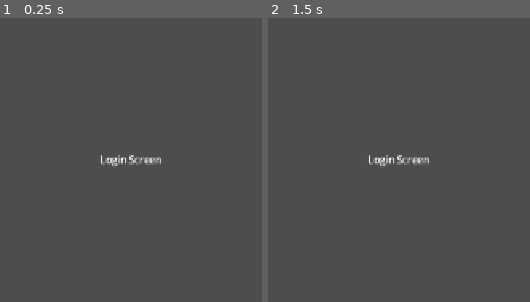
Above: before the commit, frames 1-2 (left to right).
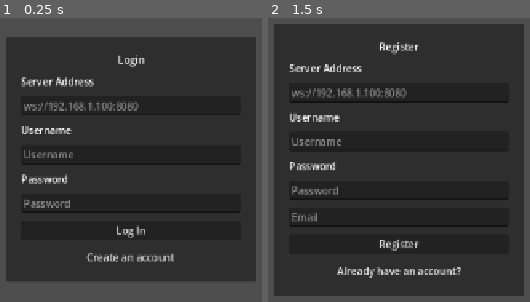
Above: after the commit, the same moments.

Repository: thelinkan/tribbles-kiro
Game: Godot game, scene res://scenes/LoginScreen.tscn
Same seed, same stepped clock (60 frames per second), same inputs: the game is played once before the commit and once after it.
Inputs (mouse positions are in pixels of both pictures, inside the frame that each line leads up to):
- Up to frame 1 (0.25 s): no input
- Up to frame 2 (1.5 s): click (399, 231) at 0.5 s, where only the run after the commit has a clickable "Log In"; click (399, 256) at 1.25 s, where only the run after the commit has a clickable "Create an account"

The runs differ from the first frame. In frame 1, 80% of the frame differs, in the area x 2-98%, y 6-93%; in frame 2, 89%, in the area x 2-98%, y 2-98%.

Commit message:
Login and registration screens

Diff:
--- a/client/scenes/LoginScreen.tscn
+++ b/client/scenes/LoginScreen.tscn
@@ -1,4 +1,6 @@
-[gd_scene format=3 uid="uid://login_screen"]
+[gd_scene load_steps=2 format=3 uid="uid://login_screen"]
+
+[ext_resource type="Script" path="res://scripts/LoginScreen.gd" id="1_script"]
 
 [node name="LoginScreen" type="Control"]
 layout_mode = 3
@@ -7,19 +9,87 @@
 anchor_bottom = 1.0
 grow_horizontal = 2
 grow_vertical = 2
+script = ExtResource("1_script")
 
-[node name="Label" type="Label" parent="."]
+[node name="CenterContainer" type="CenterContainer" parent="."]
 layout_mode = 1
-anchors_preset = 8
-anchor_left = 0.5
-anchor_top = 0.5
-anchor_right = 0.5
-anchor_bottom = 0.5
-offset_left = -60.0
-offset_top = -12.0
-offset_right = 60.0
-offset_bottom = 12.0
+anchors_preset = 15
+anchor_right = 1.0
+anchor_bottom = 1.0
 grow_horizontal = 2
 grow_vertical = 2
-text = "Login Screen"
+
+[node name="PanelContainer" type="PanelContainer" parent="CenterContainer"]
+layout_mode = 2
+custom_minimum_size = Vector2(400, 0)
+
+[node name="MarginContainer" type="MarginContainer" parent="CenterContainer/PanelContainer"]
+layout_mode = 2
+theme_override_constants/margin_left = 24
+theme_override_constants/margin_top = 24
+theme_override_constants/margin_right = 24
+theme_override_constants/margin_bottom = 24
+
+[node name="VBoxContainer" type="VBoxContainer" parent="CenterContainer/PanelContainer/MarginContainer"]
+layout_mode = 2
+theme_override_constants/separation = 12
+
+[node name="TitleLabel" type="Label" parent="CenterContainer/PanelContainer/MarginContainer/VBoxContainer"]
+unique_name_in_owner = true
+layout_mode = 2
+text = "Login"
 horizontal_alignment = 1
+
+[node name="ServerAddressLabel" type="Label" parent="CenterContainer/PanelContainer/MarginContainer/VBoxContainer"]
+layout_mode = 2
+text = "Server Address"
+
+[node name="ServerAddressField" type="LineEdit" parent="CenterContainer/PanelContainer/MarginContainer/VBoxContainer"]
+unique_name_in_owner = true
+layout_mode = 2
+placeholder_text = "ws://192.168.1.100:8080"
+
+[node name="UsernameLabel" type="Label" parent="CenterContainer/PanelContainer/MarginContainer/VBoxContainer"]
+layout_mode = 2
+text = "Username"
+
+[node name="UsernameField" type="LineEdit" parent="CenterContainer/PanelContainer/MarginContainer/VBoxContainer"]
+unique_name_in_owner = true
+layout_mode = 2
+placeholder_text = "Username"
+
+[node name="PasswordLabel" type="Label" parent="CenterContainer/PanelContainer/MarginContainer/VBoxContainer"]
+layout_mode = 2
+text = "Password"
+
+[node name="PasswordField" type="LineEdit" parent="CenterContainer/PanelContainer/MarginContainer/VBoxContainer"]
+unique_name_in_owner = true
+layout_mode = 2
+placeholder_text = "Password"
+secret = true
+
+[node name="EmailField" type="LineEdit" parent="CenterContainer/PanelContainer/MarginContainer/VBoxContainer"]
+unique_name_in_owner = true
+layout_mode = 2
+visible = false
+placeholder_text = "Email"
+
+[node name="ActionButton" type="Button" parent="CenterContainer/PanelContainer/MarginContainer/VBoxContainer"]
+unique_name_in_owner = true
+layout_mode = 2
+text = "Log In"
+
+[node name="ToggleButton" type="Button" parent="CenterContainer/PanelContainer/MarginContainer/VBoxContainer"]
+unique_name_in_owner = true
+layout_mode = 2
+flat = true
+text = "Create an account"
+
+[node name="ErrorLabel" type="Label" parent="CenterContainer/PanelContainer/MarginContainer/VBoxContainer"]
+unique_name_in_owner = true
+layout_mode = 2
+visible = false
+modulate = Color(1, 0.3, 0.3, 1)
+text = ""
+horizontal_alignment = 1
+autowrap_mode = 2
--- /dev/null
+++ b/client/scripts/LoginScreen.gd
@@ -0,0 +1,140 @@
+## LoginScreen — handles login and registration flow.
+## Provides server address, username, password fields with a toggle between
+## login and registration modes. On success, stores the session token in
+## NetworkClient and navigates to MainMenu.
+extends Control
+
+# ─── Node References ────────────────────────────────────────────────────────────
+@onready var title_label: Label = %TitleLabel
+@onready var server_address_field: LineEdit = %ServerAddressField
+@onready var username_field: LineEdit = %UsernameField
+@onready var password_field: LineEdit = %PasswordField
+@onready var email_field: LineEdit = %EmailField
+@onready var action_button: Button = %ActionButton
+@onready var toggle_button: Button = %ToggleButton
+@onready var error_label: Label = %ErrorLabel
+
+# ─── State ──────────────────────────────────────────────────────────────────────
+## Whether the screen is currently in registration mode.
+var _is_register_mode: bool = false
+
+
+# ─── Lifecycle ──────────────────────────────────────────────────────────────────
+
+func _ready() -> void:
+	# Load persisted server address from Settings.
+	server_address_field.text = Settings.server_address
+
+	# Connect UI signals.
+	action_button.pressed.connect(_on_action_button_pressed)
+	toggle_button.pressed.connect(_on_toggle_button_pressed)
+
+	# Connect network signals.
+	NetworkClient.login_response.connect(_on_login_response)
+	NetworkClient.register_response.connect(_on_register_response)
+	NetworkClient.error_received.connect(_on_error_received)
+
+	# Start in login mode.
+	_set_login_mode()
+
+
+# ─── Mode Switching ─────────────────────────────────────────────────────────────
+
+## Switch to login mode UI.
+func _set_login_mode() -> void:
+	_is_register_mode = false
+	title_label.text = tr("UI_LOGIN_TITLE")
+	email_field.visible = false
+	action_button.text = tr("UI_LOGIN_BUTTON")
+	toggle_button.text = tr("UI_SWITCH_TO_REGISTER")
+	error_label.visible = false
+
+
+## Switch to registration mode UI.
+func _set_register_mode() -> void:
+	_is_register_mode = true
+	title_label.text = tr("UI_REGISTER_TITLE")
+	email_field.visible = true
+	action_button.text = tr("UI_REGISTER_BUTTON")
+	toggle_button.text = tr("UI_SWITCH_TO_LOGIN")
+	error_label.visible = false
+
+
+# ─── Signal Handlers ────────────────────────────────────────────────────────────
+
+## Called when the action button (Login / Register) is pressed.
+func _on_action_button_pressed() -> void:
+	error_label.visible = false
+
+	var server_url := server_address_field.text.strip_edges()
+	var username := username_field.text.strip_edges()
+	var password := password_field.text
+
+	# Persist server address.
+	Settings.set_server_address(server_url)
+
+	# Connect to server if not already connected.
+	if not NetworkClient.is_server_connected():
+		NetworkClient.connect_to_server(server_url)
+
+	if _is_register_mode:
+		var email := email_field.text.strip_edges()
+		NetworkClient.send_message("register", {
+			"username": username,
+			"password": password,
+			"email": email,
+		})
+	else:
+		NetworkClient.send_message("login", {
+			"username": username,
+			"password": password,
+		})
+
+
+## Called when the toggle button is pressed to switch modes.
+func _on_toggle_button_pressed() -> void:
+	if _is_register_mode:
+		_set_login_mode()
+	else:
+		_set_register_mode()
+
+
+## Called when the server responds to a login request.
+func _on_login_response(_payload: Dictionary) -> void:
+	# Token is already stored by NetworkClient._handle_message.
+	get_tree().change_scene_to_file("res://scenes/MainMenu.tscn")
+
+
+## Called when the server responds to a registration request.
+func _on_register_response(_payload: Dictionary) -> void:
+	# After successful registration, switch to login mode so the user can log in.
+	_set_login_mode()
+	# Optionally auto-login: send login with same credentials.
+	var username := username_field.text.strip_edges()
+	var password := password_field.text
+	NetworkClient.send_message("login", {
+		"username": username,
+		"password": password,
+	})
+
+
+## Called when the server sends an error.
+func _on_error_received(payload: Dictionary) -> void:
+	var error_code: String = payload.get("code", "")
+	var error_message: String = ""
+
+	# Map known error codes to translation keys.
+	match error_code:
+		"auth_failed":
+			error_message = tr("UI_ERROR_AUTH_FAILED")
+		"username_taken":
+			error_message = tr("UI_ERROR_USERNAME_TAKEN")
+		_:
+			# Fallback: use the message from the server or a generic error.
+			error_message = payload.get("message", tr("UI_ERROR_AUTH_FAILED"))
+
+	error_label.text = error_message
+	error_label.visible = true
+
+	# Clear password but NOT username (per requirement 1.10).
+	password_field.text = ""
Not shown, changed: .kiro/specs/tribbles-multiplayer-game/tasks.md
